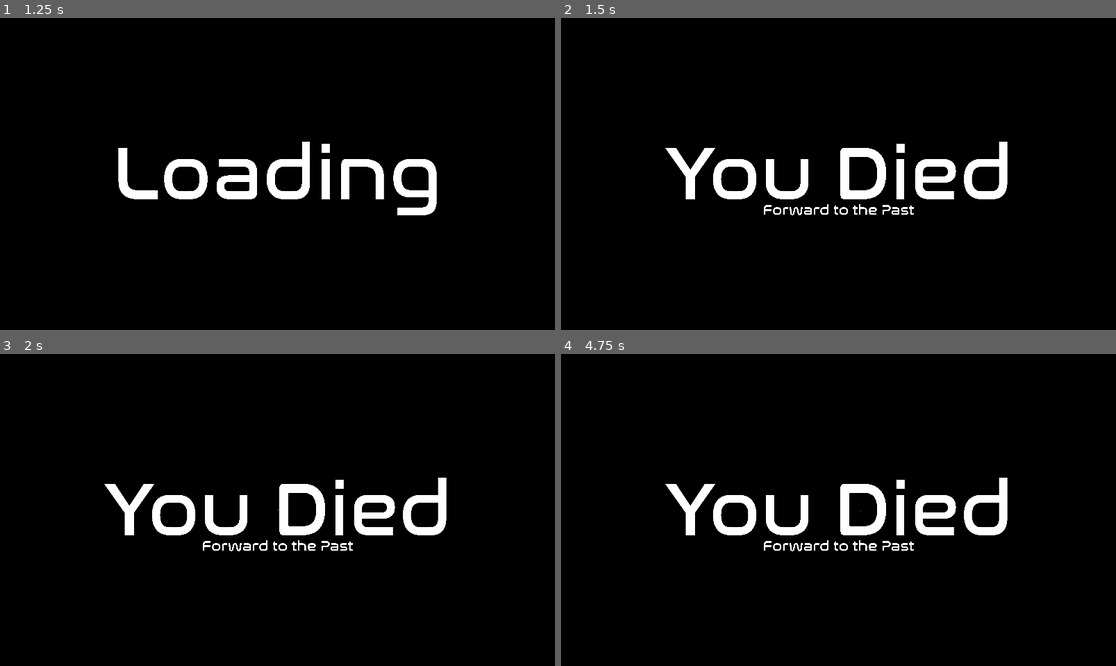
Above: before the commit, frames 1-4 (two rows, left to right).
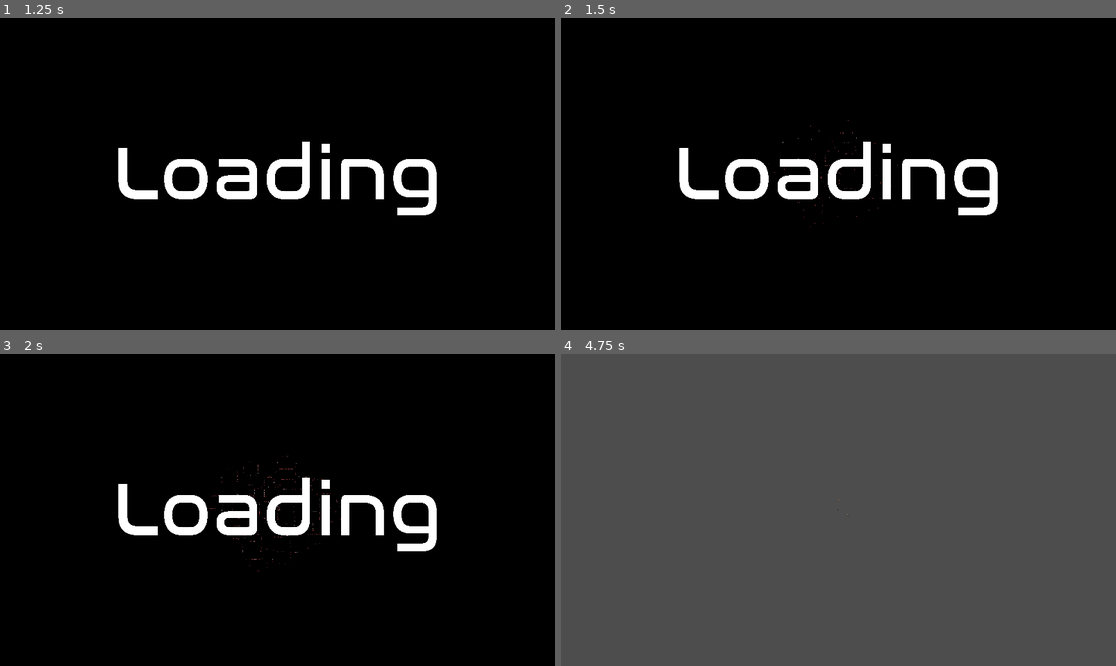
Above: after the commit, the same moments.

Repository: THenriques02/QuantumLoop
Game: Godot game, scene res://Scenes/UI/main_menu.tscn
Two runs of this game, one before a commit and one after it. Both use one fixed random seed, a clock stepped at 60 frames per second and the inputs below.
Inputs (mouse positions are in pixels of both pictures, inside the frame that each line leads up to):
- Up to frame 1 (1.25 s): click "Start Game" at 0.5 s
- Up to frame 2 (1.5 s): tap Enter (ui_accept) at 1.25 s; move the mouse to (960, 158) at 1.27 s; hold D (right) from 1.28 s (still down); hold Q (heal) from 1.28 s (still down); click (960, 158) at 1.42 s
- Up to frame 3 (2 s): keep holding D (right); keep holding Q (heal); tap Enter (ui_accept) at 1.52, 1.55, 1.82 s
- Up to frame 4 (4.75 s): move the mouse to (727, 525) at 2.02 s; release D (right) at 2.03 s; release Q (heal) at 2.03 s; hold Page Down (ui_page_down) 2.03-2.78 s; tap Enter (ui_accept) at 2.1, 2.27, 2.57, 2.75, 3.05, 3.5, 3.77, 4.07, 4.25, 4.52, 4.55 s; tap Q (heal) at 2.3, 3.8 s; move the mouse to (894, 441) at 2.77 s; hold D (right) 2.78-3.53 s; hold Q (heal) 2.78-3.53 s; move the mouse to (810, 572) at 3.52 s; hold Page Up (ui_page_up) 3.53-4.28 s; tap 1 (revolver) at 3.6 s; click (810, 572) at 3.67 s; move the mouse to (1005, 556) at 4.27 s; hold A (left) from 4.28 s (still down); hold 2 (rifle) from 4.28 s (still down)

Frame 1 is identical in both runs. In frame 2, 5.3% of the frame differs, in the area x 18-81%, y 32-68%; in frame 3, 5.4%; in frame 4, 100%, in the area x 0-100%, y 0-100%.
Error before the commit: Invalid access to property or key 'position' on a base object of type 'Nil'. (res://Scripts/Main/main.gd:101)
Error after the commit: Invalid access to property or key 'position' on a base object of type 'Nil'. (res://Scripts/Main/main.gd:111)

Commit message:
death sound and difficulty modifier

Diff:
--- a/Scenes/Enemies/boss_knight.tscn
+++ b/Scenes/Enemies/boss_knight.tscn
@@ -149,7 +149,7 @@
 script = ExtResource("6_bsd04")
 
 [node name="HealthComponent" parent="." instance=ExtResource("7_x6mie")]
-max_health = 20000.0
+max_health = 1000.0
 
 [node name="HitboxComponent" parent="." instance=ExtResource("8_umsoo")]
 collision_layer = 4
--- a/Scenes/Main/main.tscn
+++ b/Scenes/Main/main.tscn
@@ -1,10 +1,11 @@
-[gd_scene load_steps=9 format=3 uid="uid://ctmbay86g2nvb"]
+[gd_scene load_steps=10 format=3 uid="uid://ctmbay86g2nvb"]
 
 [ext_resource type="Script" uid="uid://1v0u2jqyq1qc" path="res://Scripts/Main/main.gd" id="1_qw60k"]
 [ext_resource type="Script" uid="uid://b2oxqf845es6u" path="res://Scripts/Main/camera_2d.gd" id="2_qw60k"]
 [ext_resource type="Texture2D" uid="uid://djk8ljwujjmcl" path="res://Assets/Dungeon/pixel_dungeon/PNG/walls_floor.png" id="4_5yls4"]
 [ext_resource type="FontFile" uid="uid://n3al8dqosow8" path="res://Assets/Dungeon/Nasalization Rg.otf" id="5_p6jpk"]
 [ext_resource type="PackedScene" uid="uid://dm6nomgww3qnr" path="res://Scenes/UI/cursor.tscn" id="5_rujyf"]
+[ext_resource type="AudioStream" uid="uid://r3xhpv51elne" path="res://Assets/Music/Death.mp3" id="6_2a143"]
 
 [sub_resource type="TileSetAtlasSource" id="TileSetAtlasSource_p6jpk"]
 texture = ExtResource("4_5yls4")
@@ -375,4 +376,9 @@
 horizontal_alignment = 1
 vertical_alignment = 1
 
+[node name="Death" type="AudioStreamPlayer2D" parent="."]
+stream = ExtResource("6_2a143")
+volume_db = 10.0
+bus = &"SFX"
+
 [connection signal="ready" from="." to="." method="_on_ready"]
--- a/Scripts/Main/main.gd
+++ b/Scripts/Main/main.gd
@@ -25,6 +25,7 @@
 var Loot_Sniper = preload("res://Scenes/Loot/sniper.tscn")
 
 @onready var walls_floor_map = $Walls_Floor
+@onready var death: AudioStreamPlayer2D = $Death
 
 var ui_instance
 
@@ -43,12 +44,21 @@
 var play_mode = false
 var player = null
 
+var difficulty_modifier = 0
 var era = 0
 var eras_rooms = {}
 var eras_paths = {}
 var path_switch = []
 var switch_index = 0
 var eras_corpses = {}
+
+var base_min_enemies = 5
+var base_max_enemies = 10
+var base_slime_percentage = 0.8
+
+var base_loot_box_percentage = 0.6
+var base_loot_percentage = 0.6
+var base_non_loot_weapons_percentage = 0.7
 
 func _ready():
 	randomize()
@@ -146,19 +156,20 @@
 		if room == end_room:
 			var boss = Boss_Knight.instantiate()
 			boss.position = room.position
+			#boss.get_node("HealthComponent").health *= 1 + (difficulty_modifier*0.25)
 			$Enemies.add_child(boss)
 
 		elif room != start_room:
-			var enemy_count = randi_range(5, 10)
+			var enemy_count = randi_range(base_min_enemies + int(floor(0.2 * difficulty_modifier)) , base_max_enemies + 1 * difficulty_modifier)
 			for i in range(enemy_count):
 				var enemy
-				if randf() < 0.5:
+				if randf() < max(base_slime_percentage - 0.025 * difficulty_modifier, 0.4):
 					enemy = Slime.instantiate()
 				else:
 					enemy = Knight.instantiate()
 
-				var half_w = room.size.x / 2 - tile_size
-				var half_h = room.size.y / 2 - tile_size
+				var half_w = room.size.x / 2 - ( 2 * tile_size)
+				var half_h = room.size.y / 2 - ( 2 * tile_size)
 				var rx = room.position.x + randf_range(-half_w, half_w)
 				var ry = room.position.y + randf_range(-half_h, half_h)
 				enemy.position = Vector2(rx, ry)
@@ -180,20 +191,20 @@
 
 func spawn_objects():
 	for room in $Rooms.get_children():
-		if randf() < 0.5:
+		if randf() < max(base_loot_box_percentage - 0.025 * difficulty_modifier, 0.25):
 			var num_objects = randi_range(1, 5)
 			for i in range(num_objects):
 
-				var half_w = room.size.x / 2 - (2*tile_size)
-				var half_h = room.size.y / 2 - (2*tile_size)
+				var half_w = room.size.x / 2 - ( 2 * tile_size)
+				var half_h = room.size.y / 2 - ( 2 * tile_size)
 				var rx = room.position.x + randf_range(-half_w, half_w)
 				var ry = room.position.y + randf_range(-half_h, half_h)
 
 				var object
 				var loot
-				if randf() < 0.8:
+				if randf() < min(base_non_loot_weapons_percentage + 0.01 * difficulty_modifier, 0.95):
 					object = Chest.instantiate()
-					if randf() < 0.6:
+					if randf() < max(base_loot_percentage - 0.025 * difficulty_modifier, 0.25):
 						if randf() < 0.6:
 							loot = Health.instantiate()
 						else:
@@ -203,9 +214,9 @@
 				else:
 					object = Weapon_Box.instantiate()
 					var perc = randf()
-					if perc < 0.3:
+					if perc < 0.5:
 						loot = Loot_Rifle.instantiate()
-					elif perc < 0.6:
+					elif perc < 0.8:
 						loot = Loot_Shotgun.instantiate()
 					else:
 						loot = Loot_Sniper.instantiate()
@@ -484,14 +495,17 @@
 			end_room = room
 
 func player_died():
+	death.play()
 	store_era()
 	store_corpse()
 	era -= 1
+	difficulty_modifier = min(difficulty_modifier - 1, 0)
 	new_dungeon()
 
 func player_passed():
 	store_era()
 	era += 1
+	difficulty_modifier += 1
 	new_dungeon()
 
 func store_era():
Not shown, added: Assets/Music/Death.mp3.import
Not shown, added: Assets/Music/hurt.mp3.import
Not shown: 1 places in Scenes/Weapons/shotgun_shell.tscn that only renumber resources
Not shown, added: Assets/Music/Death.mp3
Not shown, added: Assets/Music/hurt.mp3
